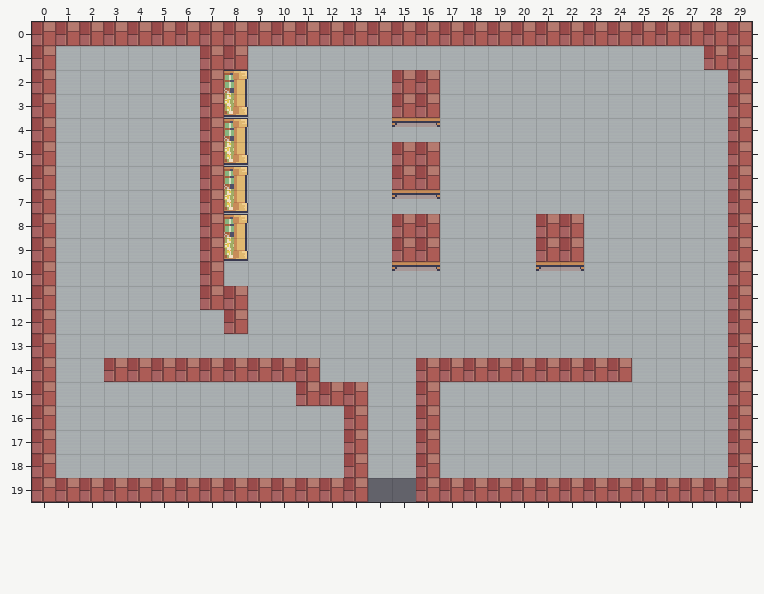
Two states of a Tiled map (JSON), map.tmj. Above is the file before it was changed.
Cells are 16x16 px. Shown: x 0..29, y 0..19.
After the commit:
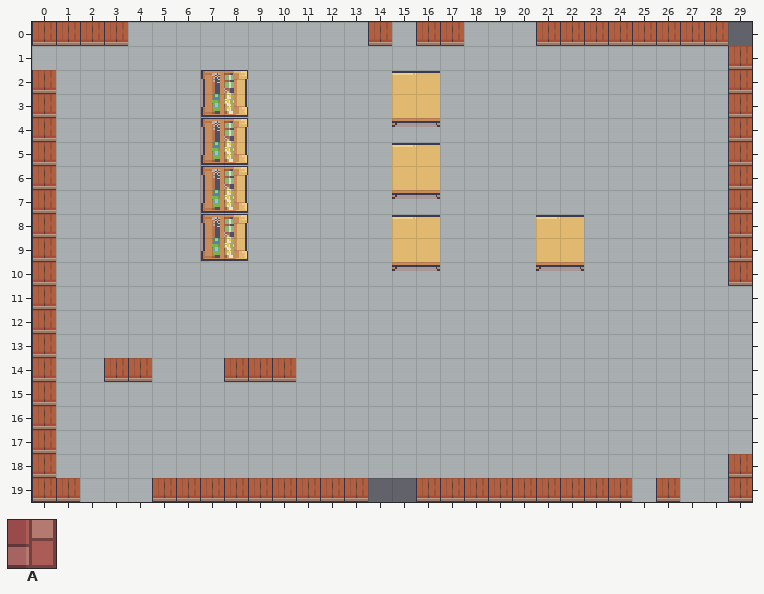
Key: from "Room_Builder_free_16x16": A 113.
_ is an empty cell, . an unchanged one.
Edits made:
--- layer "collisions" (now hidden)
@@ x 0..29 @@
- 0 AAAAAAAAAAAAAAAAAAAAAAAAAAAAAA
- 1 A......AA...................AA
- 2 A......A.......AA............A
- 3 A......A.......AA............A
- 4 A......A.....................A
- 5 A......A.......AA............A
- 6 A......A.......AA............A
- 7 A......A.....................A
- 8 A......A.......AA....AA......A
- 9 A......A.......AA....AA......A
-10 A......A.....................A
-11 A......AA....................A
-12 A.......A....................A
-13 A............................A
-14 A..AAAAAAAAA....AAAAAAAAA....A
-15 A..........AAA..A............A
-16 A............A..A............A
-17 A............A..A............A
-18 A............A..A............A
-19 AAAAAAAAAAAAAA..AAAAAAAAAAAAAA
+ 0 ______________________________
+ 1 _......__...................__
+ 2 _......_.......__............_
+ 3 _......_.......__............_
+ 4 _......_....................._
+ 5 _......_.......__............_
+ 6 _......_.......__............_
+ 7 _......_....................._
+ 8 _......_.......__....__......_
+ 9 _......_.......__....__......_
+10 _......_....................._
+11 _......__...................._
+12 _......._...................._
+13 _............................_
+14 _.._________...._________...._
+15 _..........___.._............_
+16 _............_.._............_
+17 _............_.._............_
+18 _............_.._............_
+19 ______________..______________
